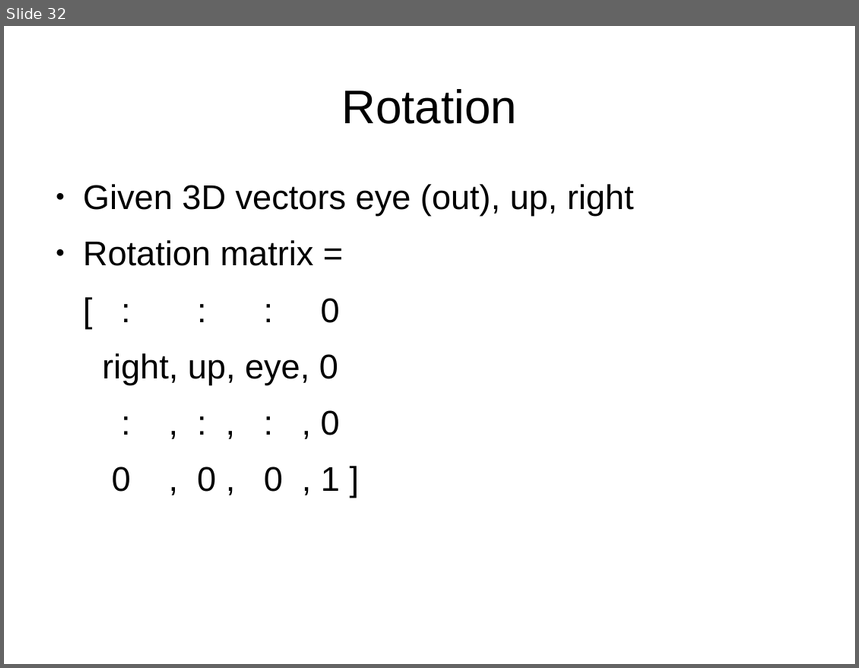
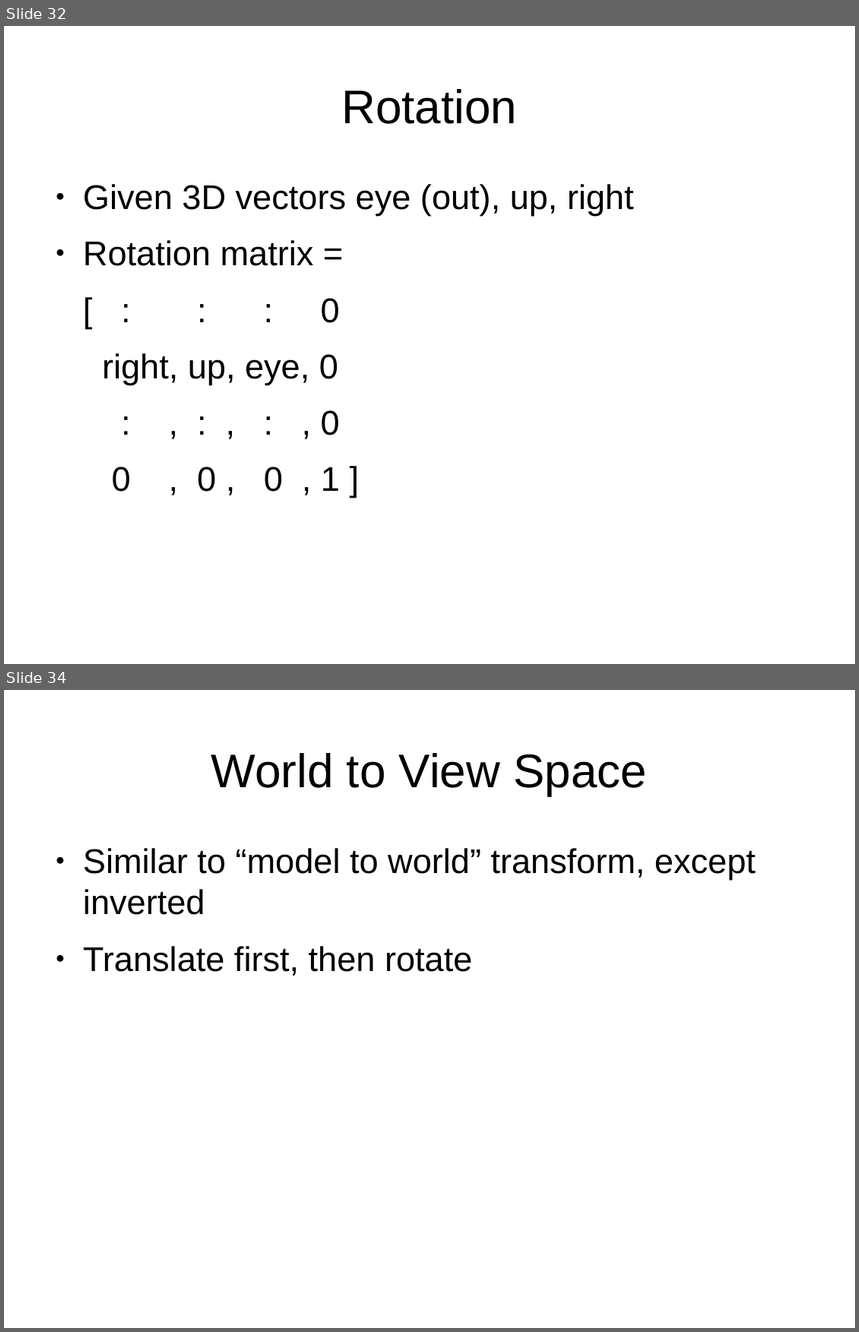
Before and after one commit to jayschwa/3d-opengl-presentation, a slide deck: Slides.odp. Shown one above the other, each under a label of ours: slide 32 before the commit, slides 32 and 34 after it; the slides between them are not shown. The pictures are 859x668 and 859x1332 pixels, drawn with LibreOffice and Linux fonts; fonts in the diff are those of the drawing. Boxes give left, top, right and bottom in pixels: in the first picture for what was removed or moved away, otherwise in the second. Text is boxed around its words. In the diff, an @@ line names an element or a change of style, - is before the commit and + after.

Commit message:
slides: More space info

```diff
--- a/Slides.odp
+++ b/Slides.odp
@@ slide 34 added at (4,690,855,1328), background #FFFFFF @@
@@ title added at (211,753,647,796), 44 pt, text #000000 @@
+World to View Space
@@ text added at (83,848,756,976), 32 pt, text #000000 @@
+● Similar to “model to world” transform, except inverted
+● Translate first, then rotate
```
Also in this commit, not shown: 2 slides changed, 4 other slides added.
